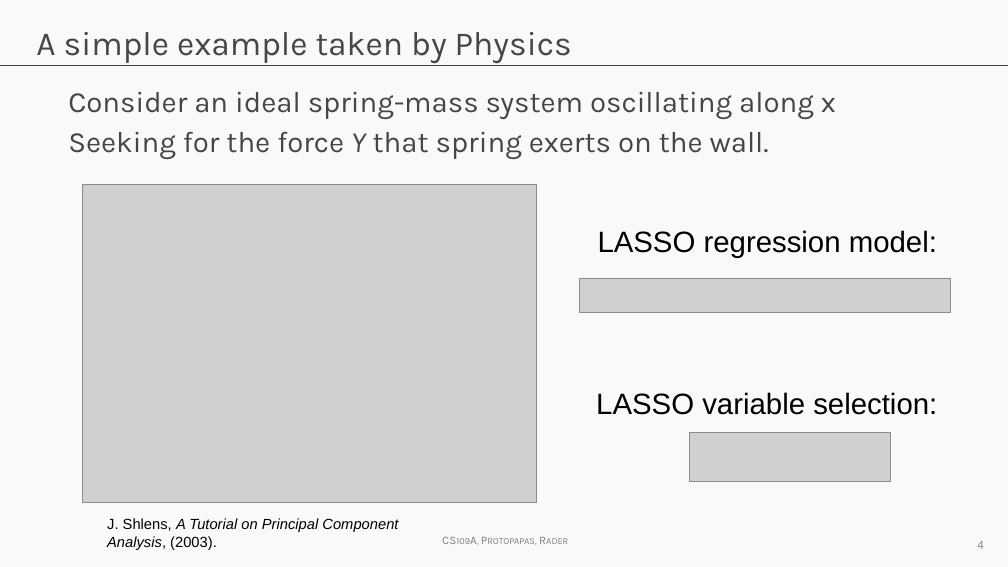
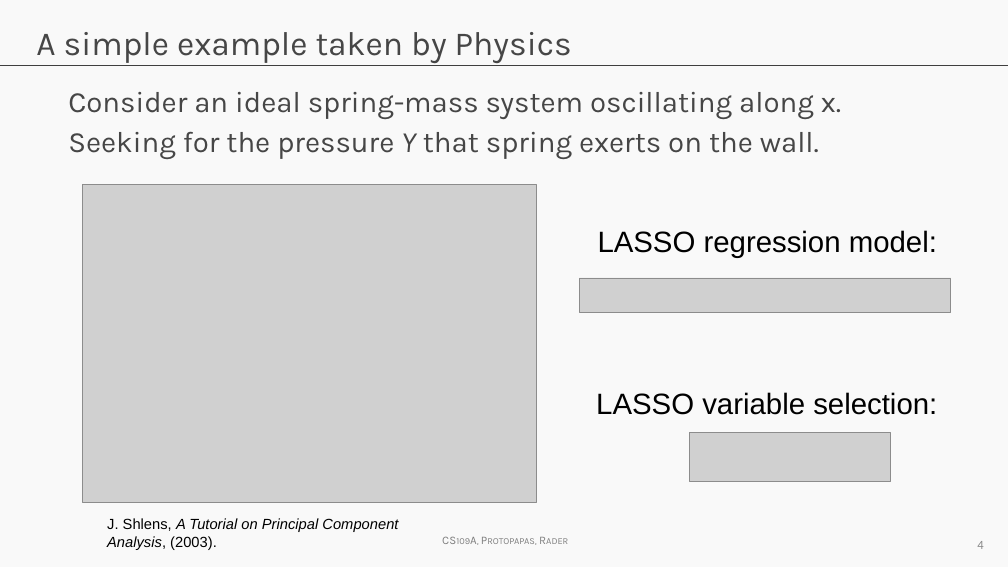
Before and after one commit to Harvard-IACS/2018-CS109A, a slide deck: slide 4 of content/a-sections/a-sec-4/Adv_Section4_Slides_PCA.pptx. Drawn at 1008x567 pixels with LibreOffice and Linux fonts; fonts in the diff are those of the drawing; grey boxes stand for pictures; background and template pictures are left out. Boxes give left, top, right and bottom in pixels: in the first picture for what was removed or moved away, otherwise in the second. Text is boxed around its words. In the diff, an @@ line names an element or a change of style, - is before the commit and + after.

```diff
--- a/content/a-sections/a-sec-4/Adv_Section4_Slides_PCA.pptx
+++ b/content/a-sections/a-sec-4/Adv_Section4_Slides_PCA.pptx
@@ text at box(68, 92, 841, 159): text changed @@
-Consider an ideal spring-mass system oscillating along x
-Seeking for the force Y that spring exerts on the wall.
+Consider an ideal spring-mass system oscillating along x.
+Seeking for the pressure Y that spring exerts on the wall.
```
Also in this commit, not shown: 21 other slides changed, 2 slides added, 1 slide removed, 1 other file.
